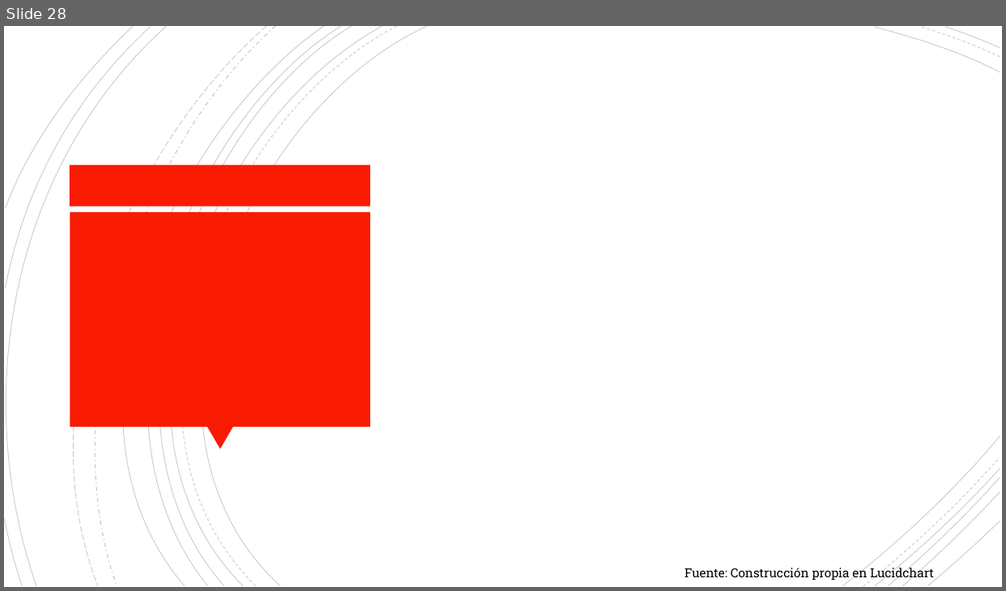
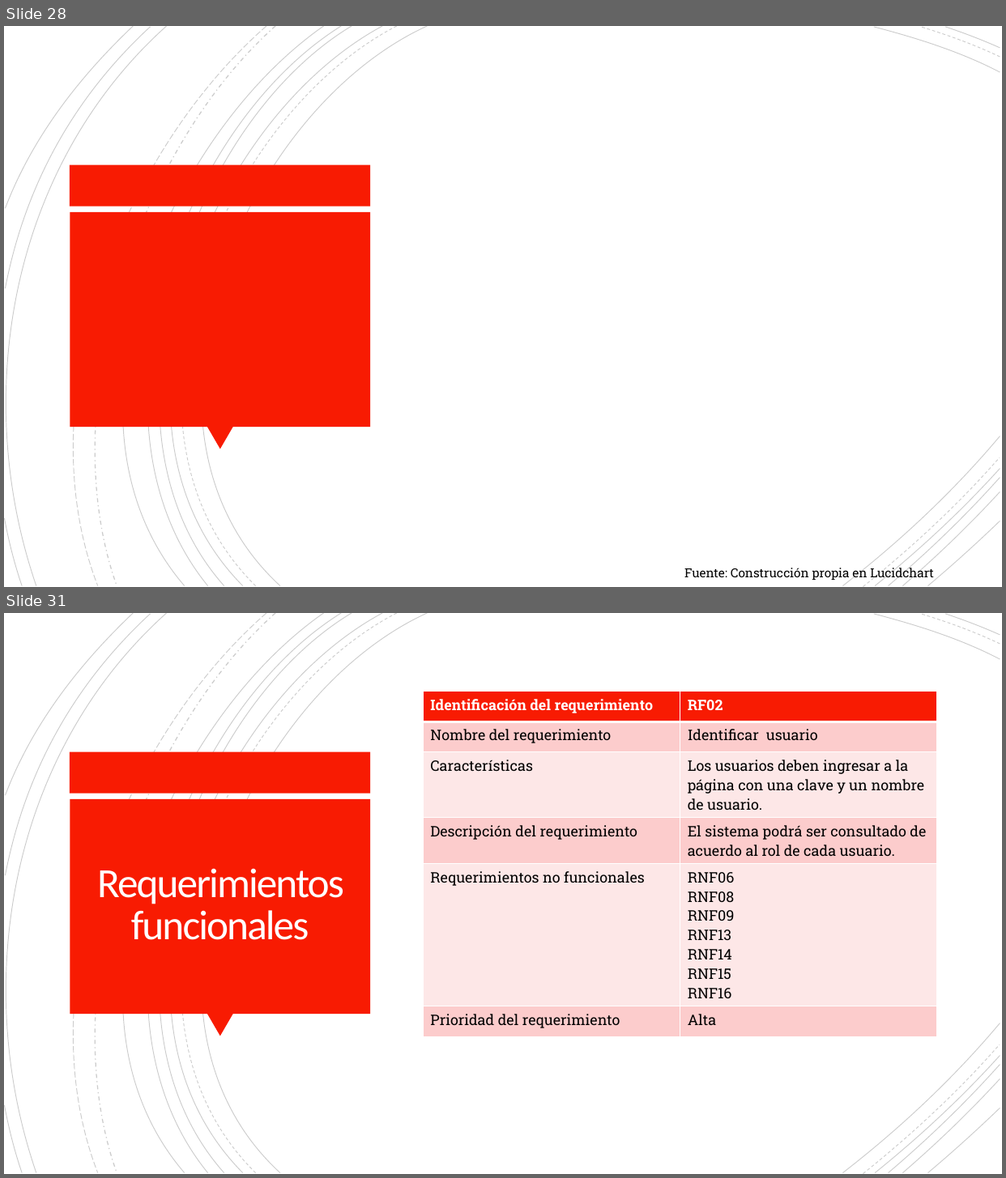
Before and after one commit to Dillan444/PROYECTO_SENA, a slide deck: PLANTEAMIENTO_DEL_PROBLEMA.pptx. Shown one above the other, each under a label of ours: slide 28 before the commit, slides 28 and 31 after it; the slides between them are not shown. The pictures are 1006x591 and 1006x1178 pixels, drawn with LibreOffice and Linux fonts; fonts in the diff are those of the drawing; background and template pictures are left out. Boxes give left, top, right and bottom in pixels: in the first picture for what was removed or moved away, otherwise in the second. Text is boxed around its words. In the diff, an @@ line names an element or a change of style, - is before the commit and + after.

```diff
--- a/PLANTEAMIENTO_DEL_PROBLEMA.pptx
+++ b/PLANTEAMIENTO_DEL_PROBLEMA.pptx
@@ slide 31 added at (4, 613, 1002, 1174), background #FFFFFF; not listed: 24 template elements that a slide beside it also shows @@
@@ table added at (424, 692, 937, 1032), 6 rows, 2 columns @@
+Identificación del requerimiento | RF02
+Nombre del requerimiento | Identificar usuario
+Características | Los usuarios deben ingresar a la página con una clave y un nombre de usuario.
+Descripción del requerimiento | El sistema podrá ser consultado de acuerdo al rol de cada usuario.
+Requerimientos no funcionales | RNF06 / RNF08 / RNF09 / RNF13 / RNF14 / RNF15 / RNF16
+Prioridad del requerimiento | Alta
@@ title added at (97, 868, 344, 940), 40 pt, text #FFFEFF @@
+Requerimientos funcionales
```
Also in this commit, not shown: 4 other slides added.
